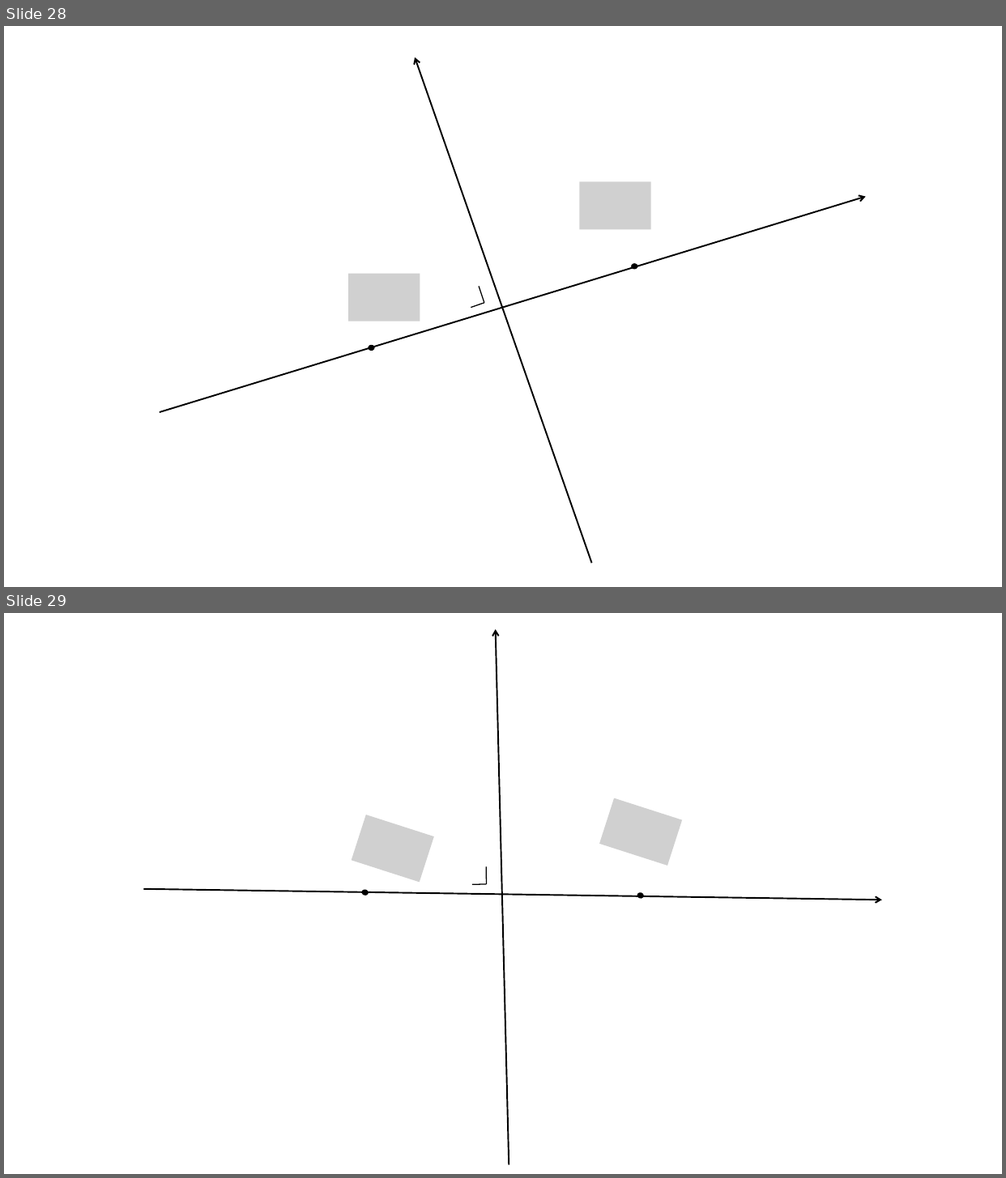
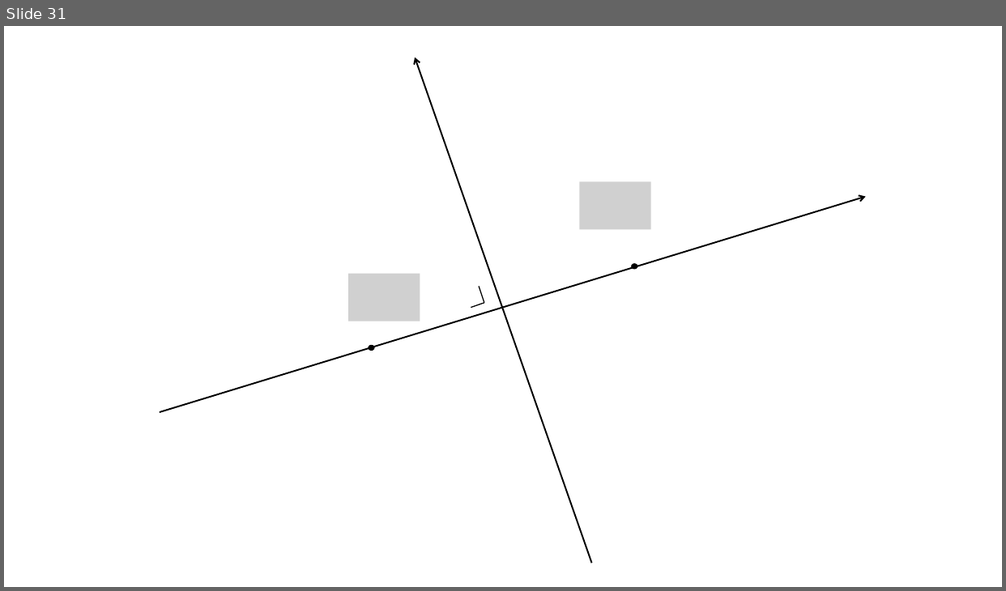
Before and after one commit to tranmidsummer/Teaching, a slide deck: Coniques/2_slides_coniques.pptx. Shown one above the other, each under a label of ours: slides 28 and 29 before the commit, slide 31 after it. The pictures are 1006x1178 and 1006x591 pixels, drawn with LibreOffice and Linux fonts; fonts in the diff are those of the drawing; grey boxes stand for pictures; background and template pictures are left out. Boxes give left, top, right and bottom in pixels: in the first picture for what was removed or moved away, otherwise in the second. Text is boxed around its words. In the diff, an @@ line names an element or a change of style, - is before the commit and + after.

```diff
--- a/Coniques/2_slides_coniques.pptx
+++ b/Coniques/2_slides_coniques.pptx
@@ slide 29 removed at (x1=4, y1=613, x2=1002, y2=1174), background picture (left out) @@
@@ arrow removed from (509, 1165) to (496, 629) @@
@@ picture removed at (x1=599, y1=798, x2=683, y2=867) @@
@@ picture removed at (x1=351, y1=815, x2=434, y2=883) @@
@@ line removed from (486, 867) to (486, 884) @@
@@ arrow removed from (144, 889) to (882, 900) @@
@@ ellipse removed at (x1=361, y1=889, x2=369, y2=897) @@
@@ line removed from (486, 884) to (472, 884) @@
@@ ellipse removed at (x1=637, y1=892, x2=645, y2=900) @@
@@ what was slide 28 is now slide 31 @@
```
Also in this commit, not shown: 7 slides changed, 9 slides added, 4 other files.
